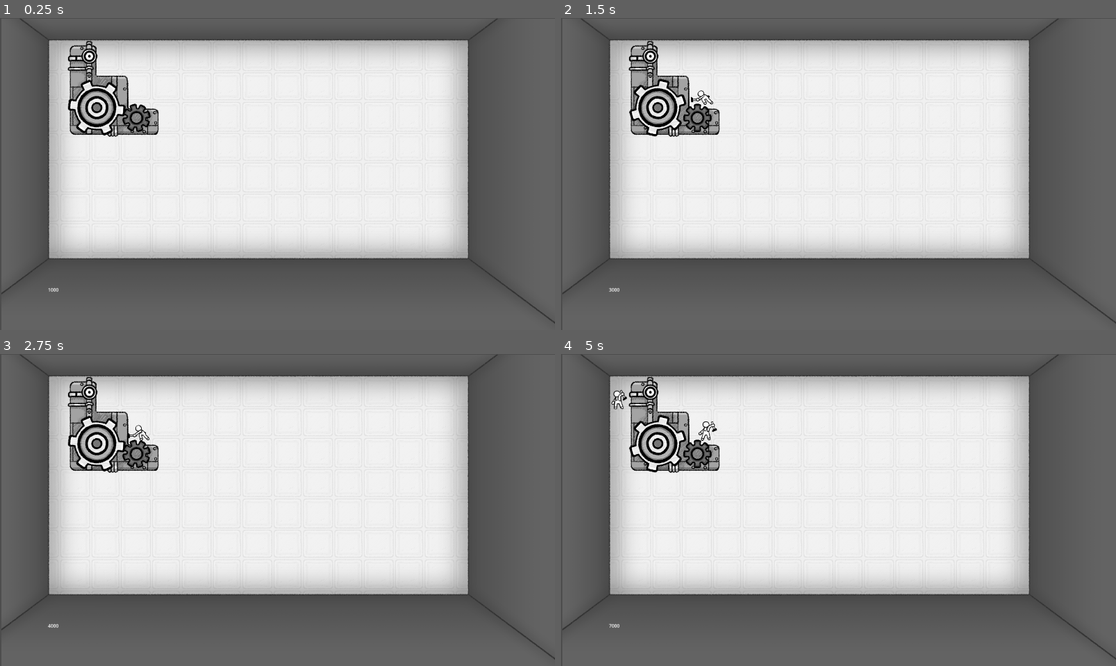
Above: before the commit, frames 1-4 (two rows, left to right).
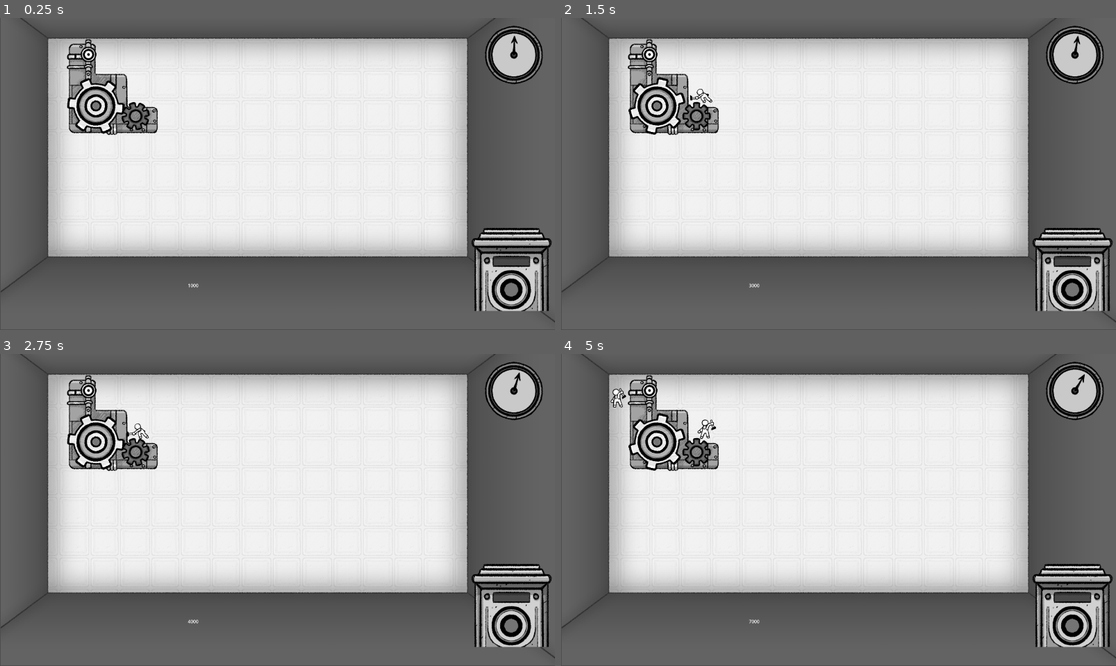
Above: after the commit, the same moments.

Repository: Aeropulu/LaHordeJam
Game: Godot game, scene res://scenes/usine.tscn
Same seed, same stepped clock (60 frames per second), same inputs: the game is played once before the commit and once after it.
Inputs (mouse positions are in pixels of both pictures, inside the frame that each line leads up to):
- Up to frame 1 (0.25 s): no input
- Up to frame 2 (1.5 s): tap Enter (ui_accept) at 0.5, 0.77 s; move the mouse to (672, 89) at 0.52 s; press the mouse at (672, 89) at 0.53 s; hold Right (ui_right) from 0.53 s (still down); move the mouse to (727, 189) at 1.27 s; release the mouse at (727, 189) at 1.28 s; click (727, 189) at 1.35 s
- Up to frame 3 (2.75 s): tap Enter (ui_accept) at 1.52 s; move the mouse to (333, 441) at 2.02 s; release Right (ui_right) at 2.03 s; press the mouse at (333, 441) at 2.03 s; hold Left (ui_left) from 2.03 s (still down)
- Up to frame 4 (5 s): move the mouse to (810, 572) at 2.77 s; release Left (ui_left) at 2.78 s; release the mouse at (810, 572) at 2.78 s; hold Right (ui_right) 2.78-4.28 s; click (810, 572) at 2.85 s; tap Enter (ui_accept) at 3.02, 3.77, 4.52 s; move the mouse to (1005, 556) at 3.52 s; press the mouse at (1005, 556) at 3.53 s; move the mouse to (672, 463) at 4.27 s; release the mouse at (672, 463) at 4.28 s; hold Left (ui_left) from 4.28 s (still down); click (672, 463) at 4.35 s

The runs differ from the first frame. In frame 1, 7.8% of the frame differs, in the area x 0-100%, y 0-98%; in frame 2, 8.0%; in frame 3, 7.9%; in frame 4, 8.1%.

Commit message:
added clock and pointeuse

Diff:
--- /dev/null
+++ b/scenes/Horloge.gd
@@ -0,0 +1,11 @@
+extends Node2D
+
+
+# Called when the node enters the scene tree for the first time.
+func _ready():
+	pass # Replace with function body.
+
+
+# Called every frame. 'delta' is the elapsed time since the previous frame.
+func _process(delta):
+	$fleche.global_rotation_degrees += 0.1
--- a/scenes/Profit.gd
+++ b/scenes/Profit.gd
@@ -1,7 +1,6 @@
 extends Node2D
 
 var global_profit = 1000
-
 
 func generate_profit(profit):
 	#VFX
--- a/scenes/usine.tscn
+++ b/scenes/usine.tscn
@@ -23,8 +23,22 @@
 [ext_resource type="Script" path="res://scenes/Profit.gd" id="24_vxwht"]
 [ext_resource type="AudioStream" uid="uid://dngqbom8v6ejb" path="res://assets/sfx/profit.wav" id="25_elqy2"]
 [ext_resource type="PackedScene" uid="uid://bdfy2r4dblv5p" path="res://scenes/machine.tscn" id="25_t0uso"]
+[ext_resource type="Script" path="res://scenes/Horloge.gd" id="26_d54fv"]
 [ext_resource type="PackedScene" uid="uid://b8n0jndurkhb1" path="res://scenes/machineA.tscn" id="26_uqcj8"]
+[ext_resource type="Texture2D" uid="uid://bmb3c6urw50gq" path="res://assets/sprites/UI/clock.png" id="27_ex2ea"]
 [ext_resource type="PackedScene" uid="uid://el5tjscnme0r" path="res://scenes/broyeuse.tscn" id="27_uthxa"]
+[ext_resource type="Texture2D" uid="uid://qksd5hwth1wt" path="res://assets/sprites/UI/hand.png" id="28_fnqka"]
+[ext_resource type="Texture2D" uid="uid://djp7y4vqdng4k" path="res://assets/sprites/UI/pointeuse/pointeuse.png" id="29_blibx"]
+[ext_resource type="Texture2D" uid="uid://ugunavtyvgie" path="res://assets/sprites/UI/pointeuse/pointeuse00000.png" id="30_1dcjx"]
+[ext_resource type="Texture2D" uid="uid://b2ny0xtsy7bvm" path="res://assets/sprites/UI/pointeuse/pointeuse00001.png" id="31_mauqa"]
+[ext_resource type="Texture2D" uid="uid://betkqxxlpds6s" path="res://assets/sprites/UI/pointeuse/pointeuse00002.png" id="32_cj51w"]
+[ext_resource type="Texture2D" uid="uid://dtspq2qe5rp3a" path="res://assets/sprites/UI/pointeuse/pointeuse00003.png" id="33_bsbua"]
+[ext_resource type="Texture2D" uid="uid://10vp2kskeli4" path="res://assets/sprites/UI/pointeuse/pointeuse00004.png" id="34_x643l"]
+[ext_resource type="Texture2D" uid="uid://dm4hchgn18eoa" path="res://assets/sprites/UI/pointeuse/pointeuse00005.png" id="35_ieaif"]
+[ext_resource type="Texture2D" uid="uid://bdxjbifucepdk" path="res://assets/sprites/UI/pointeuse/pointeuse00006.png" id="36_p0rm0"]
+[ext_resource type="Texture2D" uid="uid://bmyg8a1ipl8ea" path="res://assets/sprites/UI/pointeuse/pointeuse00007.png" id="37_j0426"]
+[ext_resource type="Texture2D" uid="uid://cp24e7vnbwfob" path="res://assets/sprites/UI/pointeuse/pointeuse00008.png" id="38_y1u2f"]
+[ext_resource type="Texture2D" uid="uid://c72b5htqtcf8j" path="res://assets/sprites/UI/pointeuse/pointeuse00009.png" id="39_gmch1"]
 
 [sub_resource type="RectangleShape2D" id="RectangleShape2D_v54bu"]
 size = Vector2(338, 326)
@@ -84,11 +98,48 @@
 "speed": 12.0
 }]
 
+[sub_resource type="SpriteFrames" id="SpriteFrames_6qc18"]
+animations = [{
+"frames": [{
+"duration": 1.0,
+"texture": ExtResource("30_1dcjx")
+}, {
+"duration": 1.0,
+"texture": ExtResource("31_mauqa")
+}, {
+"duration": 1.0,
+"texture": ExtResource("32_cj51w")
+}, {
+"duration": 1.0,
+"texture": ExtResource("33_bsbua")
+}, {
+"duration": 1.0,
+"texture": ExtResource("34_x643l")
+}, {
+"duration": 1.0,
+"texture": ExtResource("35_ieaif")
+}, {
+"duration": 1.0,
+"texture": ExtResource("36_p0rm0")
+}, {
+"duration": 1.0,
+"texture": ExtResource("37_j0426")
+}, {
+"duration": 1.0,
+"texture": ExtResource("38_y1u2f")
+}, {
+"duration": 1.0,
+"texture": ExtResource("39_gmch1")
+}],
+"loop": false,
+"name": &"default",
+"speed": 12.0
+}]
+
 [node name="Usine" type="Node2D"]
-position = Vector2(-692, 1091)
 
 [node name="MachineA" type="Area2D" parent="."]
-position = Vector2(349, 299)
+position = Vector2(-1105, 1206)
 script = ExtResource("1_l6med")
 
 [node name="CollisionShape2D" type="CollisionShape2D" parent="MachineA"]
@@ -100,7 +151,7 @@
 frame_progress = 0.193712
 
 [node name="MachineB" type="Area2D" parent="."]
-position = Vector2(864, 303)
+position = Vector2(-590, 1210)
 script = ExtResource("1_l6med")
 
 [node name="CollisionShape2D" type="CollisionShape2D" parent="MachineB"]
@@ -126,6 +177,7 @@
 one_shot = true
 
 [node name="michel" parent="." instance=ExtResource("17_mmn0h")]
+position = Vector2(-1455, 912)
 
 [node name="GameMusic" type="AudioStreamPlayer2D" parent="."]
 stream = ExtResource("16_feel5")
@@ -133,7 +185,7 @@
 [node name="TextEffect" parent="." instance=ExtResource("20_8gw2c")]
 
 [node name="Machine" parent="." instance=ExtResource("25_t0uso")]
-position = Vector2(1084, -846)
+position = Vector2(389, 239)
 
 [node name="Machine2" parent="." instance=ExtResource("26_uqcj8")]
 visible = false
@@ -147,11 +199,11 @@
 
 [node name="Background" type="Sprite2D" parent="."]
 z_index = -1
-position = Vector2(1657, -548)
+position = Vector2(962, 537)
 texture = ExtResource("23_8vdtw")
 
 [node name="Profit" type="Node2D" parent="."]
-position = Vector2(858, -162)
+position = Vector2(650, 914)
 script = ExtResource("24_vxwht")
 
 [node name="profitSFX" type="AudioStreamPlayer2D" parent="Profit"]
@@ -161,6 +213,30 @@
 offset_right = 40.0
 offset_bottom = 40.0
 
+[node name="Horloge" type="Node2D" parent="."]
+position = Vector2(1778, 128)
+script = ExtResource("26_d54fv")
+
+[node name="clock" type="Sprite2D" parent="Horloge"]
+texture = ExtResource("27_ex2ea")
+
+[node name="fleche" type="Sprite2D" parent="Horloge"]
+texture = ExtResource("28_fnqka")
+offset = Vector2(0, -32)
+
+[node name="Pointeuse" type="Node2D" parent="."]
+position = Vector2(1770, 870)
+
+[node name="background" type="Sprite2D" parent="Pointeuse"]
+texture = ExtResource("29_blibx")
+
+[node name="pointer" type="AnimatedSprite2D" parent="Pointeuse"]
+visible = false
+position = Vector2(0, -276)
+sprite_frames = SubResource("SpriteFrames_6qc18")
+frame = 9
+frame_progress = 1.0
+
 [connection signal="input_event" from="MachineA" to="MachineA" method="_on_input_event"]
 [connection signal="input_event" from="MachineB" to="MachineB" method="_on_input_event"]
 [connection signal="timeout" from="MachineB/TextureProgressBar/Timer" to="MachineB/TextureProgressBar" method="_on_timer_timeout"]
--- a/scenes/vfx/text_effect.tscn
+++ b/scenes/vfx/text_effect.tscn
@@ -1,7 +1,7 @@
 [gd_scene load_steps=4 format=3 uid="uid://dlqjic7y2rfkq"]
 
 [sub_resource type="Animation" id="Animation_kkbkc"]
-length = 0.001
+length = 1.6
 tracks/0/type = "value"
 tracks/0/imported = false
 tracks/0/enabled = true
@@ -9,10 +9,10 @@
 tracks/0/interp = 1
 tracks/0/loop_wrap = true
 tracks/0/keys = {
-"times": PackedFloat32Array(0),
-"transitions": PackedFloat32Array(1),
+"times": PackedFloat32Array(0, 1.6),
+"transitions": PackedFloat32Array(1, 1),
 "update": 0,
-"values": [Color(1, 1, 1, 1)]
+"values": [Color(1, 1, 1, 1), Color(1, 1, 1, 1)]
 }
 tracks/1/type = "value"
 tracks/1/imported = false
@@ -21,10 +21,10 @@
 tracks/1/interp = 1
 tracks/1/loop_wrap = true
 tracks/1/keys = {
-"times": PackedFloat32Array(0),
-"transitions": PackedFloat32Array(1),
+"times": PackedFloat32Array(0, 1.6),
+"transitions": PackedFloat32Array(1, 1),
 "update": 0,
-"values": [Vector2(0, 0)]
+"values": [Vector2(0, 0), Vector2(0, -64)]
 }
 tracks/2/type = "value"
 tracks/2/imported = false
@@ -33,10 +33,10 @@
 tracks/2/interp = 1
 tracks/2/loop_wrap = true
 tracks/2/keys = {
-"times": PackedFloat32Array(0),
-"transitions": PackedFloat32Array(1),
+"times": PackedFloat32Array(0, 1.6),
+"transitions": PackedFloat32Array(1, 1),
 "update": 0,
-"values": [Vector2(1, 1)]
+"values": [Vector2(1, 1), Vector2(1, 1)]
 }
 
 [sub_resource type="Animation" id="Animation_0a045"]
Binary file added: assets/sprites/UI/clock.png
Not shown, added: assets/sprites/UI/clock.png.import
Binary file added: assets/sprites/UI/hand.png
Not shown, added: assets/sprites/UI/hand.png.import
Binary file added: assets/sprites/UI/pointeuse/pointeuse.png
Not shown, added: assets/sprites/UI/pointeuse/pointeuse.png.import
Binary file added: assets/sprites/UI/pointeuse/pointeuse00000.png
Not shown, added: assets/sprites/UI/pointeuse/pointeuse00000.png.import
Binary file added: assets/sprites/UI/pointeuse/pointeuse00001.png
Not shown, added: assets/sprites/UI/pointeuse/pointeuse00001.png.import
Binary file added: assets/sprites/UI/pointeuse/pointeuse00002.png
Not shown, added: assets/sprites/UI/pointeuse/pointeuse00002.png.import
(and 15 more such lines)
